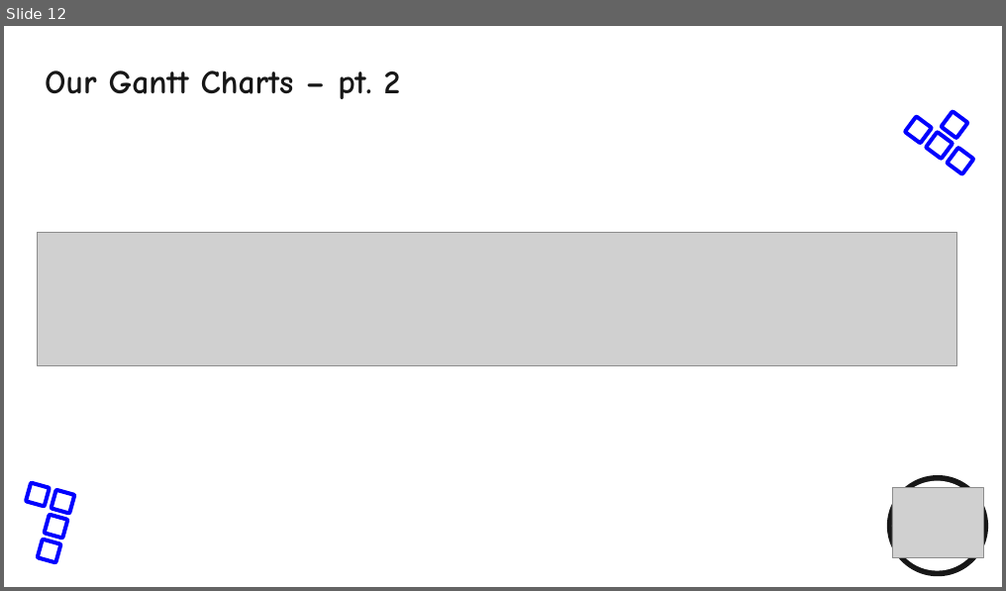
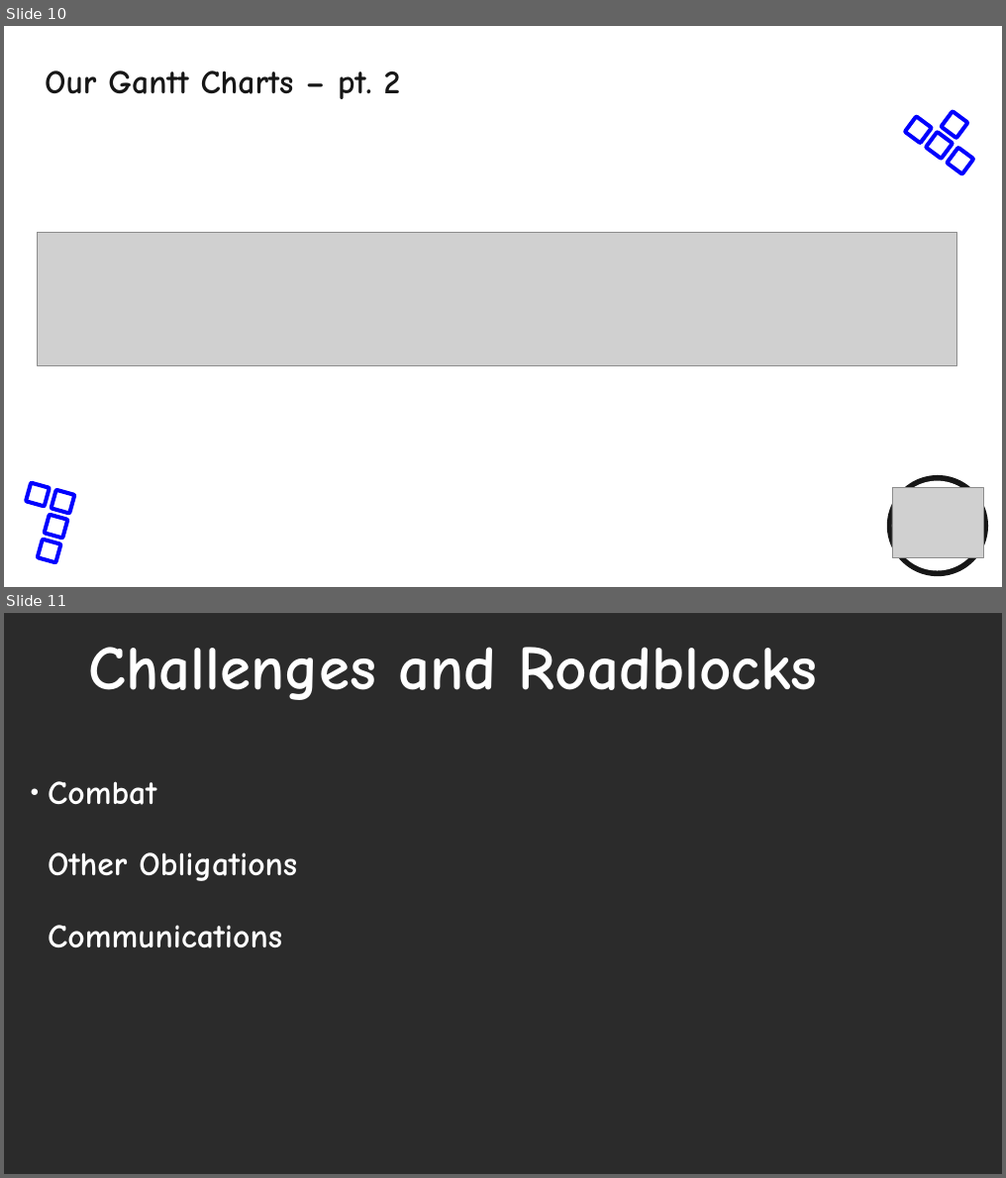
Before and after one commit to CorylC/CS383BrainstewGame, a slide deck: 383Game/Doc/Presentations/TechDown_TL2_MVP.pptx. Shown one above the other, each under a label of ours: slide 12 before the commit, slides 10 and 11 after it. The pictures are 1006x591 and 1006x1178 pixels, drawn with LibreOffice and Linux fonts; fonts in the diff are those of the drawing; grey boxes stand for pictures; background and template pictures are left out; a plain dark background stands for a picture behind light text. Boxes give left, top, right and bottom in pixels: in the first picture for what was removed or moved away, otherwise in the second. Text is boxed around its words. In the diff, an @@ line names an element or a change of style, - is before the commit and + after.

```diff
--- a/383Game/Doc/Presentations/TechDown_TL2_MVP.pptx
+++ b/383Game/Doc/Presentations/TechDown_TL2_MVP.pptx
@@ slide 11 added at <box>4,613,1002,1174</box>, background picture (left out) @@
@@ text added at <box>89,647,818,700</box>, 60 pt, text #FFFFFF, bold @@
+Challenges and Roadblocks
@@ text added at <box>48,781,297,949</box>, 32 pt, text #FFFFFF, bold @@
+● Combat
+  Other Obligations
+  Communications
@@ what was slide 12 is now slide 10 @@
```
Also in this commit, not shown: 11 other slides changed, 1 other file.
